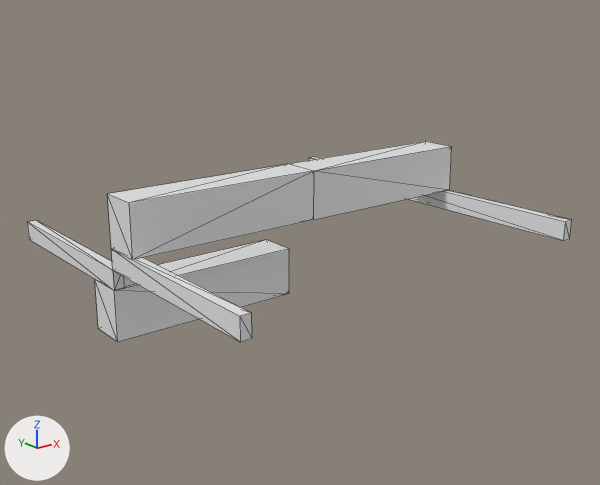
An edit to the OBJ model Data/bmc/tiles_structure/t_203.obj, drawn before and after from the same camera.
The view is the same before and after, from a camera (50 mm lens) standing at (-1.272, -1.634, 0.614) and looking at (0.116, 0.1, -0.08). The axes (+X, +Y, +Z) are drawn at lower left. The lights are the same throughout. Mesh edges are drawn as thin lines. Where no turn or scale is listed for an object, it has been applied to the vertices.

The first picture shows 't_203'.
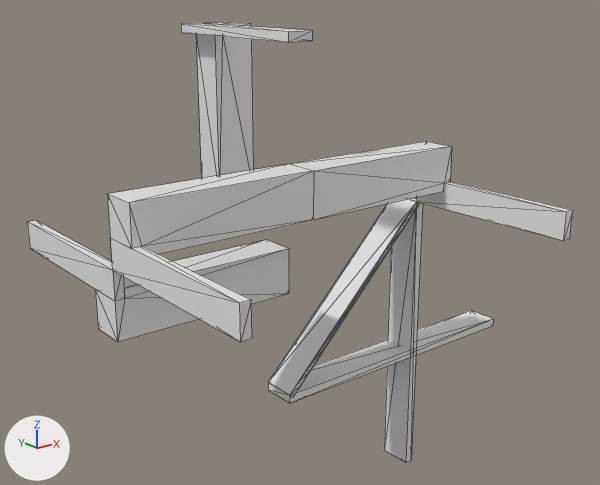
The change, as a list of edits to the scene's bpy script:
```text
Change me_t_203:
    used by ob_t_203; location = (0.0, 0.0, 0.0)
    remove me_t_203.from_pydata(...)  # 40 vertices, 72 faces; spans x -0.5..0.5, y -0.5..0.5, z -0.175..0.175
    add me_t_203.from_pydata(...)  # 156 vertices, 306 faces; spans x -0.5..0.875, y -0.5..0.5, z -0.875..0.5
    me_t_203 part 1: a new loose piece of 18 vertices spanning x 0.0..0.175, y 0.0..0.5, z 0.0..0.5
    me_t_203 part 2
    13 vertices are removed from x -0.5..0.5, y -0.5..0.5, z -0.05..0.05
    61 faces are deleted
    3 vertices move from x -0.5..0.475, y -0.5..0.5, z -0.05..0.05 to x -0.475..0.5, y -0.5..0.5, z -0.075..0.075
    91 vertices are added at x -0.5..0.875, y -0.5..0.5, z -0.875..0.075
    5 new vertices lie (0.0, -0.1, 0.0) away from vertices in x -0.5..0.5, y 0.0, z 0.05..0.075
    5 new vertices lie (0.0, 0.1, 0.0) away from vertices in x -0.5..0.5, y 0.0, z -0.075..0.0
    10 new vertices lie (0.059, 0.0, 0.059) away from vertices in x 0.06..0.366, y 0.0..0.1, z -0.425..-0.12
    263 new faces join them
```

Changed parts and their boxes [x1, y1, x2, y2] in the pictures (600 x 485 px):
't_203', reshaped (119% taller)
    before: [27, 141, 572, 342]
    after: [27, 22, 573, 463]
part 1 of me_t_203, added
    after: [181, 22, 312, 178]
part 2 of me_t_203, built on
    before: [27, 141, 572, 342]
    after: [27, 141, 573, 463]
